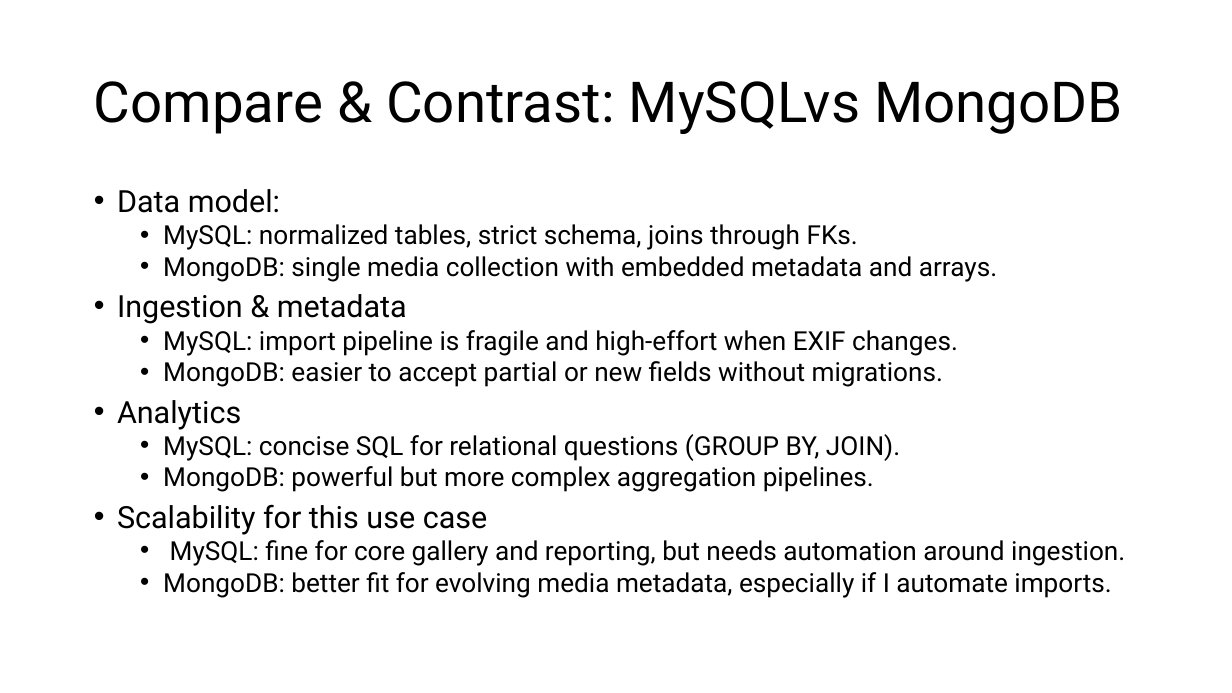
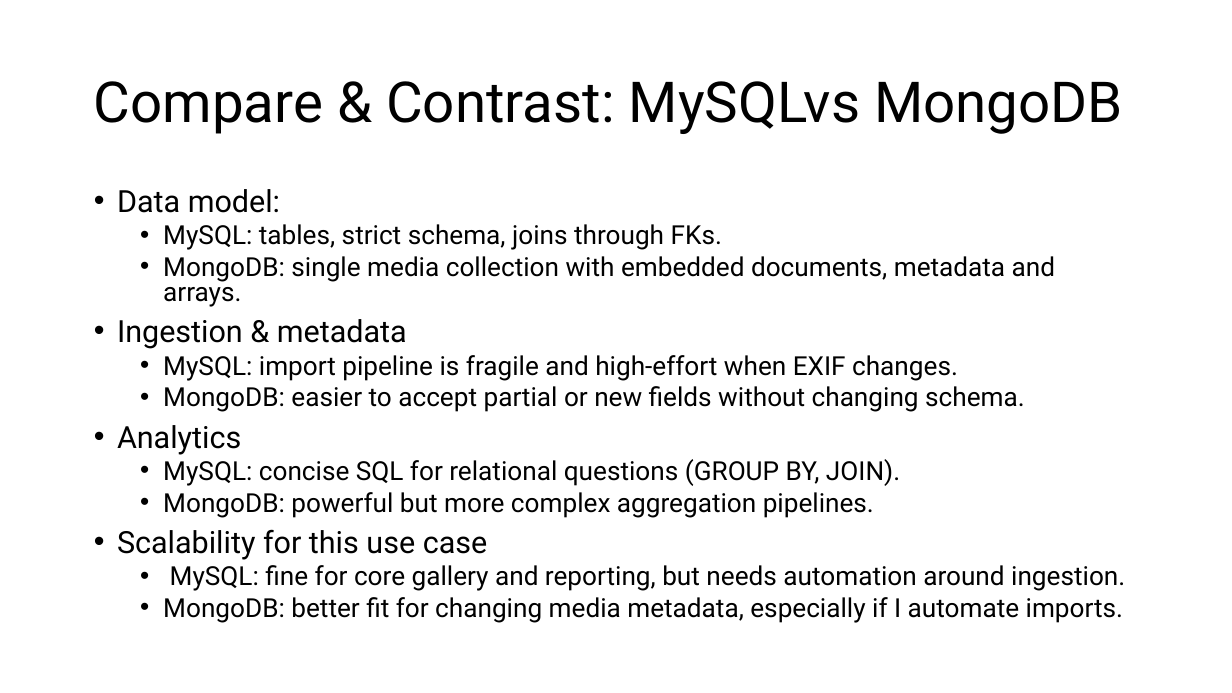
Before and after one commit to bcshort1/Database-Project, a slide deck: slide 13 of Presentation-Demo/Papi's Pictures Gallery Presentation Deck_v2_Final.pptx. Drawn at 1232x693 pixels with LibreOffice and Linux fonts; fonts in the diff are those of the drawing. Boxes give left, top, right and bottom in pixels: in the first picture for what was removed or moved away, otherwise in the second. Text is boxed around its words. In the diff, an @@ line names an element or a change of style, - is before the commit and + after.

```diff
--- a/Presentation-Demo/Papi's Pictures Gallery Presentation Deck_v2_Final.pptx
+++ b/Presentation-Demo/Papi's Pictures Gallery Presentation Deck_v2_Final.pptx
@@ text at [163, 224, 1055, 307]: text changed @@
-  • MySQL: normalized tables, strict schema, joins through FKs.
-  • MongoDB: single media collection with embedded metadata and arrays.
+  • MySQL: tables, strict schema, joins through FKs.
+  • MongoDB: single media collection with embedded documents, metadata and arrays.
@@ text at [163, 386, 1025, 412]: text changed @@
-  • MongoDB: easier to accept partial or new fields without migrations.
+  • MongoDB: easier to accept partial or new fields without changing schema.
@@ text at [163, 597, 1123, 623]: text changed @@
-  • MongoDB: better fit for evolving media metadata, especially if I automate imports.
+  • MongoDB: better fit for changing media metadata, especially if I automate imports.
```
Also in this commit, not shown: 4 other slides changed, 1 slide added, 5 other files.
